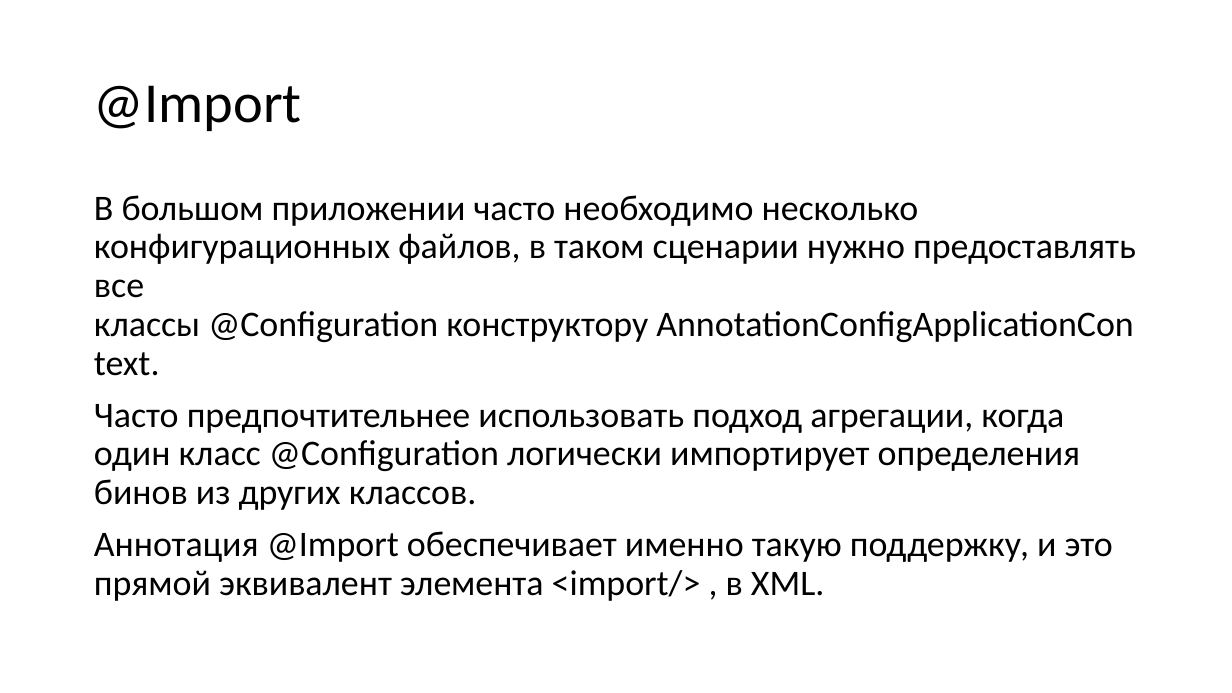
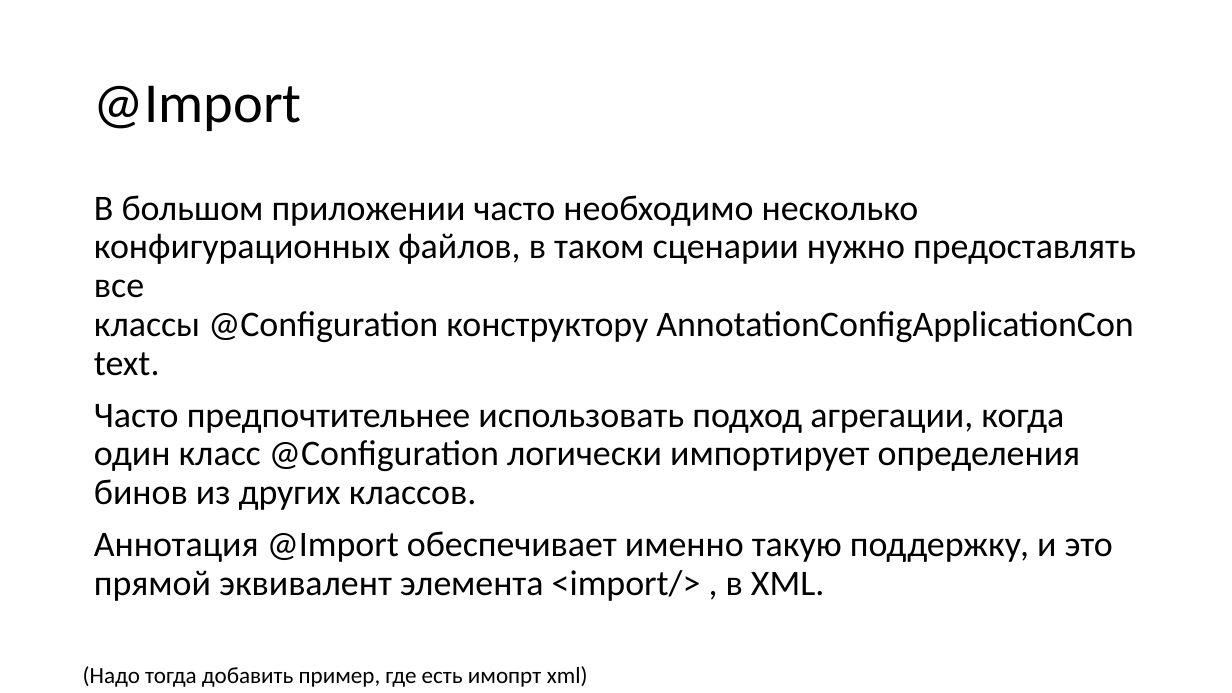
Before and after one commit to Zaudinov/Spring.IoC, a slide deck: slide 1 of example37.pptx. Drawn at 1232x693 pixels with LibreOffice and Linux fonts; fonts in the diff are those of the drawing. Boxes give left, top, right and bottom in pixels: in the first picture for what was removed or moved away, otherwise in the second. Text is boxed around its words. In the diff, an @@ line names an element or a change of style, - is before the commit and + after.

```diff
--- a/example37.pptx
+++ b/example37.pptx
@@ text added at (83,666,588,687), 18 pt, text #000000 @@
+(Надо тогда добавить пример, где есть имопрт xml)
```
Also in this commit, not shown: 20 other files.
